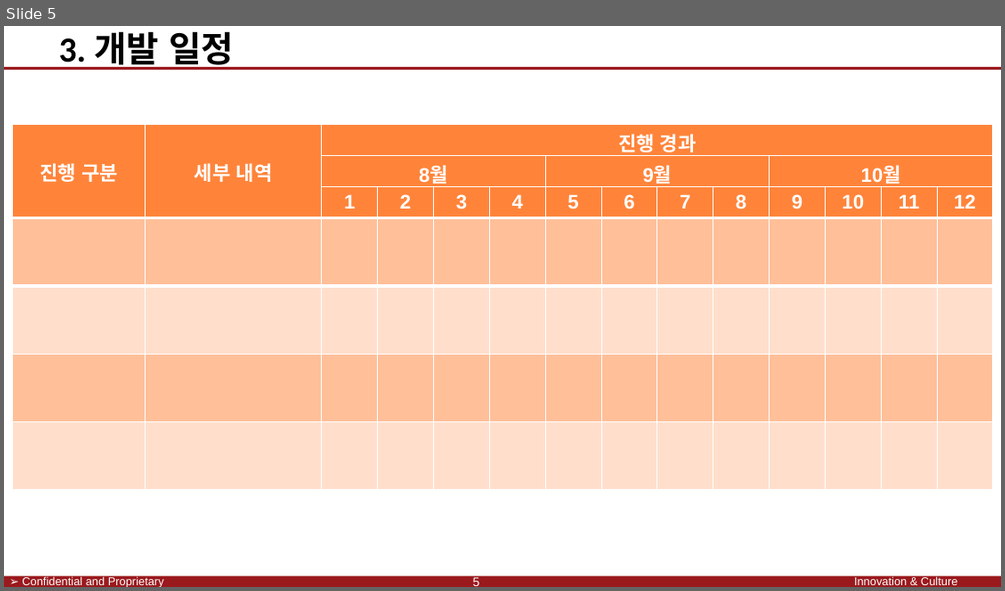
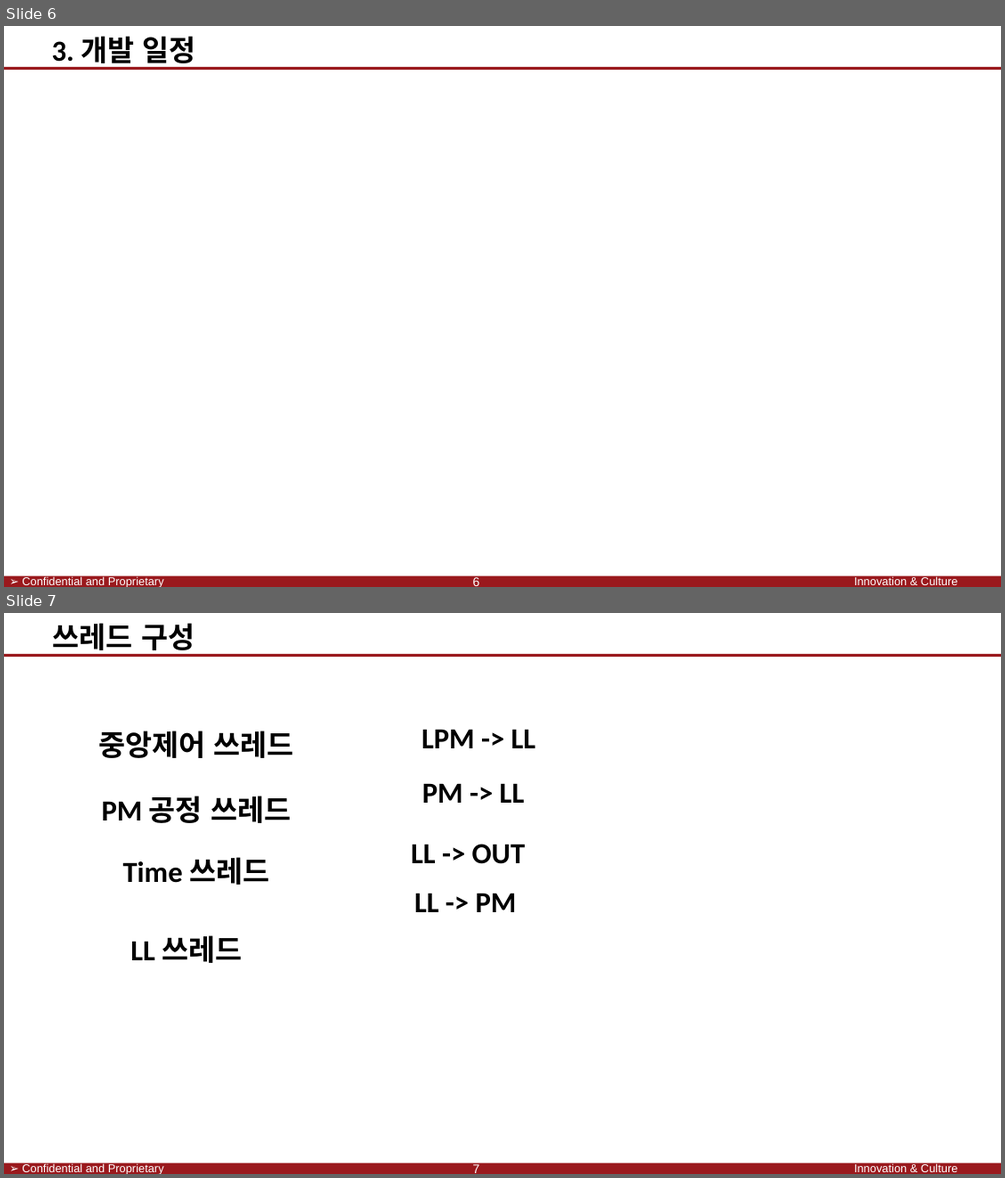
Before and after one commit to SaintSeong/JusungProject, a slide deck: A조 발표.pptx. Shown one above the other, each under a label of ours: slide 5 before the commit, slides 6 and 7 after it. The pictures are 1005x591 and 1005x1178 pixels, drawn with LibreOffice and Linux fonts; fonts in the diff are those of the drawing; background and template pictures are left out. Boxes give left, top, right and bottom in pixels: in the first picture for what was removed or moved away, otherwise in the second. Text is boxed around its words. In the diff, an @@ line names an element or a change of style, - is before the commit and + after.

```diff
--- a/A조 발표.pptx
+++ b/A조 발표.pptx
@@ slide 7 added at [4, 613, 1001, 1174], background #FFFFFF; not listed: 4 template elements that a slide beside it also shows @@
@@ text added at [53, 623, 194, 656], 28 pt, text #000000, bold @@
+쓰레드 구성
@@ text added at [98, 730, 293, 758], 28 pt, text #000000, bold @@
+중앙제어 쓰레드
@@ text added at [421, 729, 536, 748], 28 pt, text #000000, bold @@
+LPM -> LL
@@ text added at [102, 795, 291, 823], 28 pt, text #000000, bold @@
+PM 공정 쓰레드
@@ text added at [422, 783, 525, 803], 28 pt, text #000000, bold @@
+PM -> LL
@@ text added at [411, 844, 526, 864], 28 pt, text #000000, bold @@
+LL -> OUT
@@ text added at [123, 857, 269, 884], 28 pt, text #000000, bold @@
+Time 쓰레드
@@ text added at [414, 892, 517, 912], 28 pt, text #000000, bold @@
+LL -> PM
@@ text added at [130, 935, 242, 963], 28 pt, text #000000, bold @@
+LL 쓰레드
@@ page number added at [473, 1164, 480, 1173], 12 pt, text #FFFFFF @@
+7
@@ what was slide 5 is now slide 6 @@
@@ slide 6 changed as well @@
@@ text "3. 개발 일정" at [52, 36, 195, 69]: size 34 to 28 pt @@
@@ table removed at [12, 125, 994, 488], 7 rows, 14 columns @@
-진행 구분 | 세부 내역 | 진행 경과 |  |  |  |  |  |  |  |  |  |  | 
- |  | 8월 |  |  |  | 9월 |  |  |  | 10월 |  |  | 
- |  | 1 | 2 | 3 | 4 | 5 | 6 | 7 | 8 | 9 | 10 | 11 | 12
- |  |  |  |  |  |  |  |  |  |  |  |  | 
- |  |  |  |  |  |  |  |  |  |  |  |  | 
- |  |  |  |  |  |  |  |  |  |  |  |  | 
- |  |  |  |  |  |  |  |  |  |  |  |  | 
@@ page number at [473, 577, 480, 586]: text changed @@
-5
+6
```
Also in this commit, not shown: 10 other slides changed, 2 other slides added, 1 other file.
